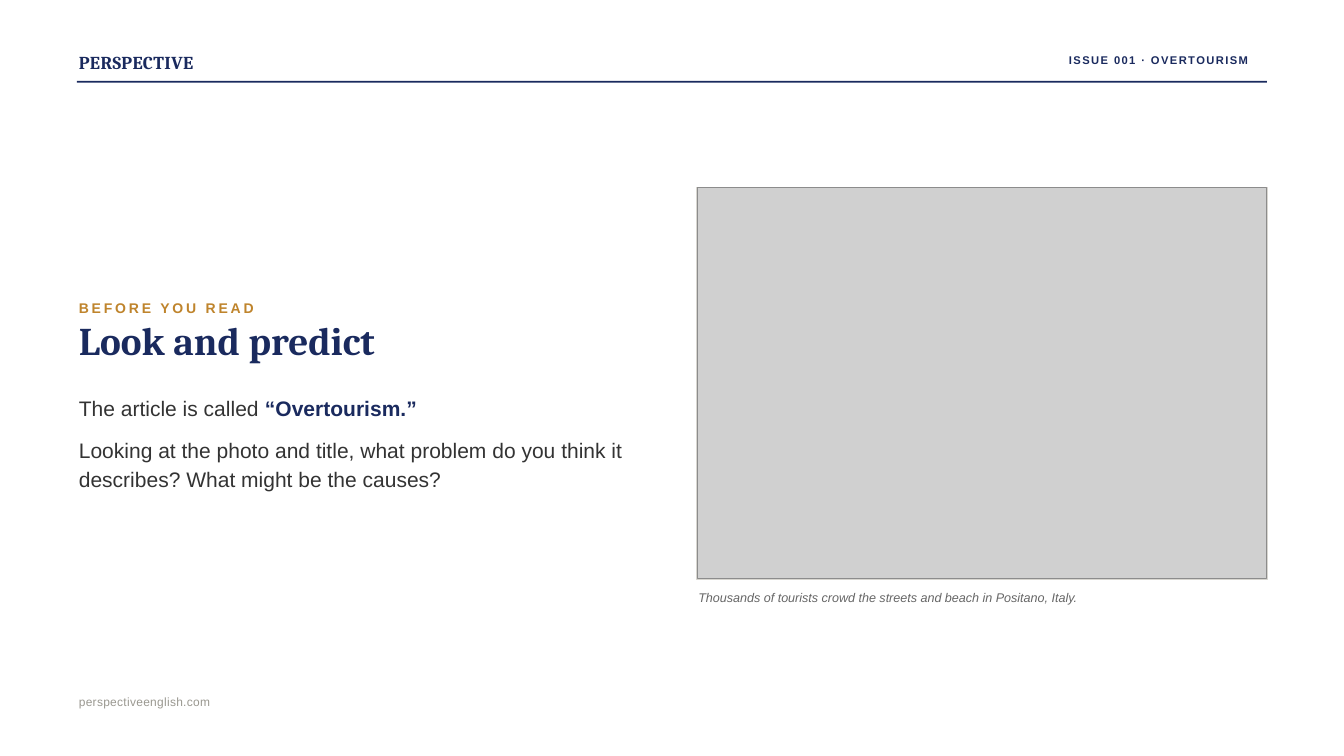
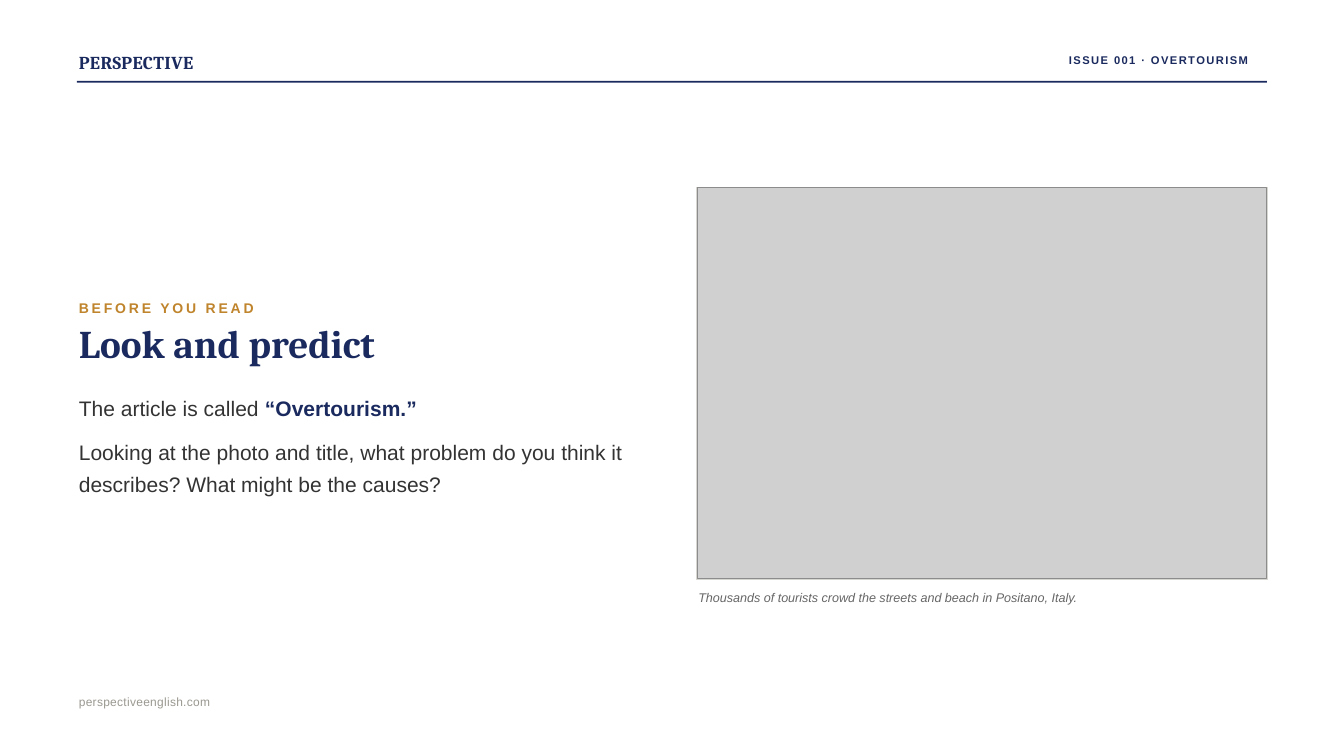
Before and after one commit to Swinka85/perspective-english, a slide deck: slide 4 of downloads/issue001-overtourism.pptx. Drawn at 1344x756 pixels with LibreOffice and Linux fonts; fonts in the diff are those of the drawing; grey boxes stand for pictures. Boxes give left, top, right and bottom in pixels: in the first picture for what was removed or moved away, otherwise in the second. Text is boxed around its words. In the diff, an @@ line names an element or a change of style, - is before the commit and + after.

```diff
--- a/downloads/issue001-overtourism.pptx
+++ b/downloads/issue001-overtourism.pptx
@@ text "Look and predict" at <box>79,330,375,367</box>: line spacing 0.83 to 0.93 @@
@@ text "Looking at the photo and ..." at <box>79,444,621,497</box>: line spacing 1.16 to 1.26 @@
```
Also in this commit, not shown: 14 other slides changed, 2 other files.
